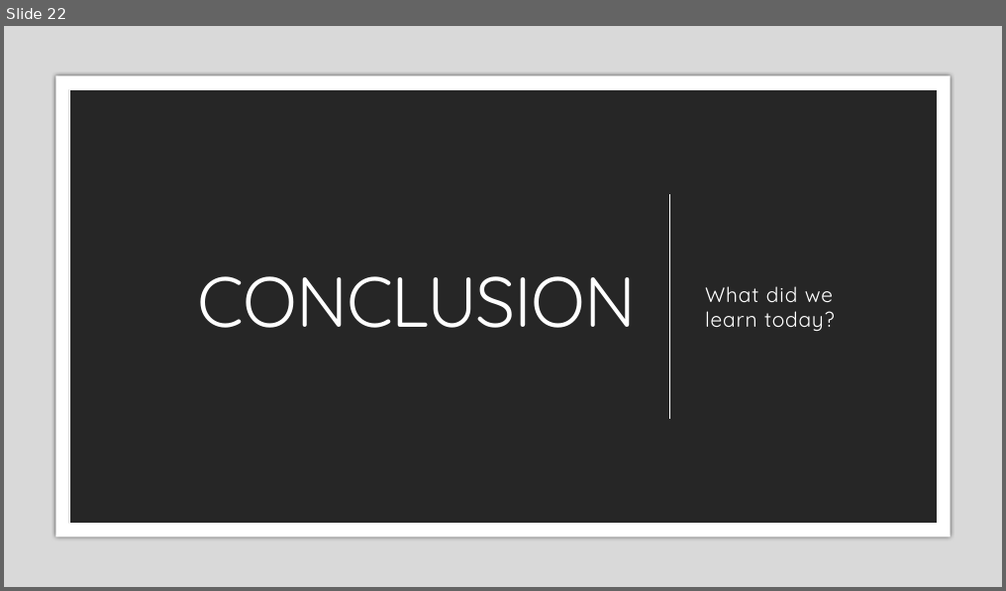
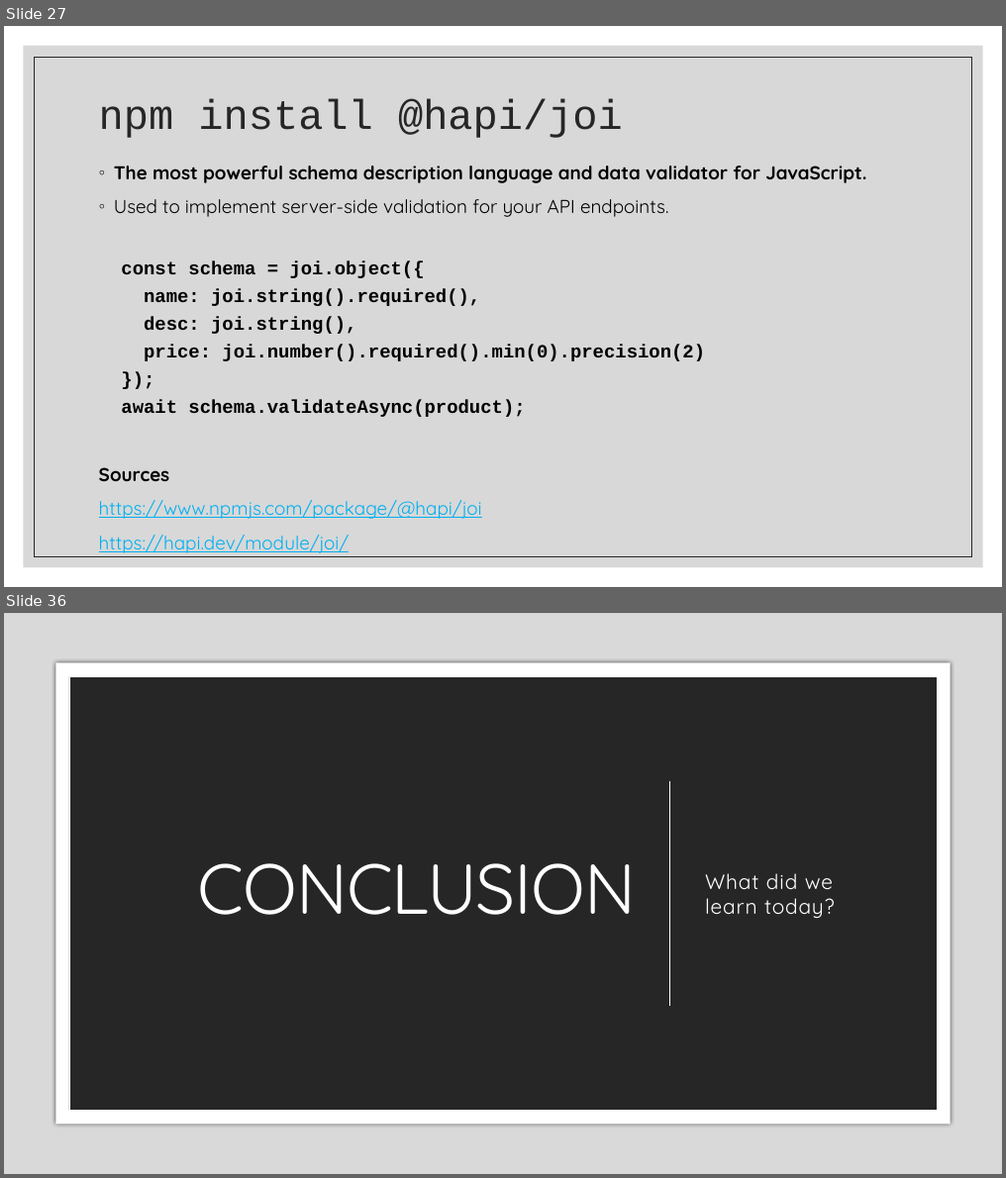
Before and after one commit to zackstotts/base-node-curriculum, a slide deck: unit_03/slides/02 MongoDB & Node.pptx. Shown one above the other, each under a label of ours: slide 22 before the commit, slides 27 and 36 after it; the slides between them are not shown. The pictures are 1006x591 and 1006x1178 pixels, drawn with LibreOffice and Linux fonts; fonts in the diff are those of the drawing. Boxes give left, top, right and bottom in pixels: in the first picture for what was removed or moved away, otherwise in the second. Text is boxed around its words. In the diff, an @@ line names an element or a change of style, - is before the commit and + after.

```diff
--- a/unit_03/slides/02 MongoDB & Node.pptx
+++ b/unit_03/slides/02 MongoDB & Node.pptx
@@ slide 27 added at (4,26,1002,587), background #FFFFFF @@
@@ rectangle added at (24,46,983,568), fill #BFBFBF at 60% opacity @@
@@ rectangle added at (35,57,972,557), outline #262626 0.5 pt @@
@@ title added at (99,98,623,138), 40 pt, text #262626 @@
+npm install @hapi/joi
@@ text added at (99,166,866,554), 18 pt, text #000000, bold @@
+◦ The most powerful schema description language and data validator for JavaScript.
+◦ Used to implement server-side validation for your API endpoints.
+  const schema = joi.object({
+  name: joi.string().required(),
+  desc: joi.string(),
+  price: joi.number().required().min(0).precision(2)
+  });
+  await schema.validateAsync(product);
+Sources
+https://www.npmjs.com/package/@hapi/joi
+https://hapi.dev/module/joi/
@@ what was slide 22 is now slide 36 @@
```
Also in this commit, not shown: 7 slides changed, 14 other slides added, 1 slide removed.
